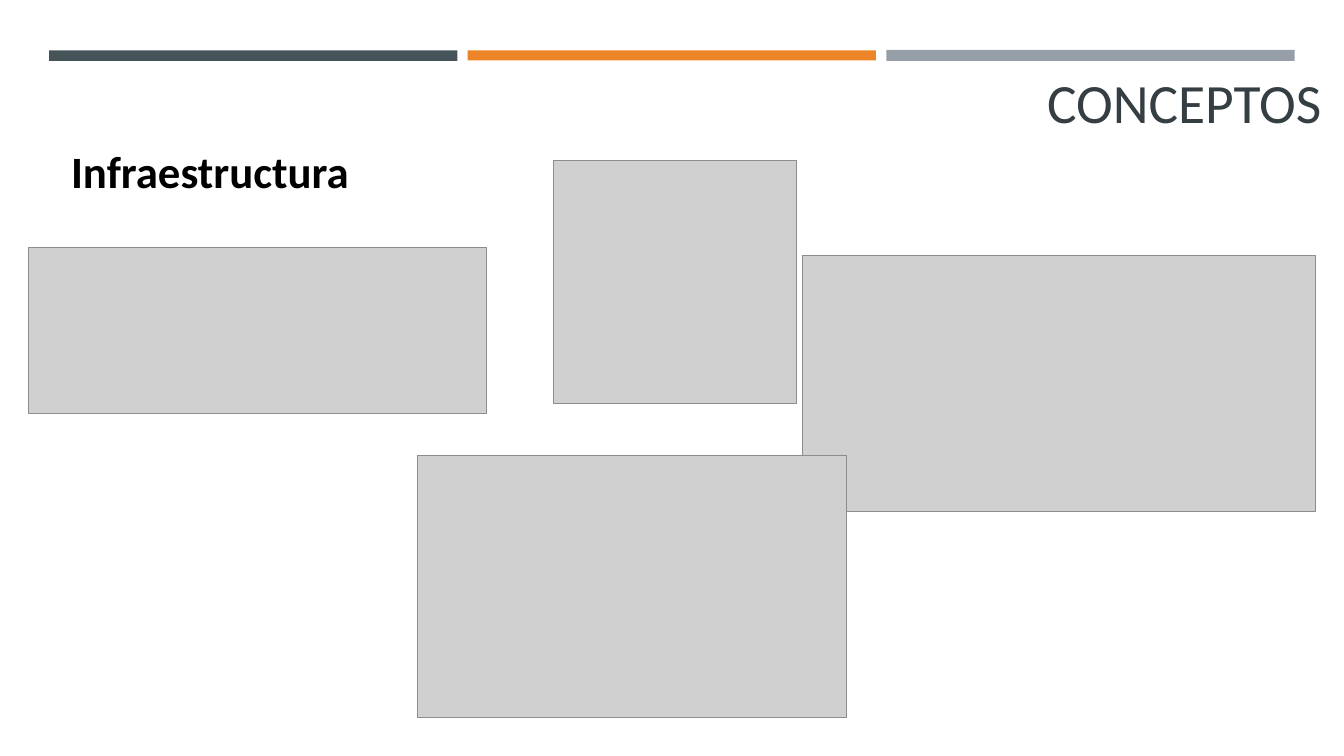
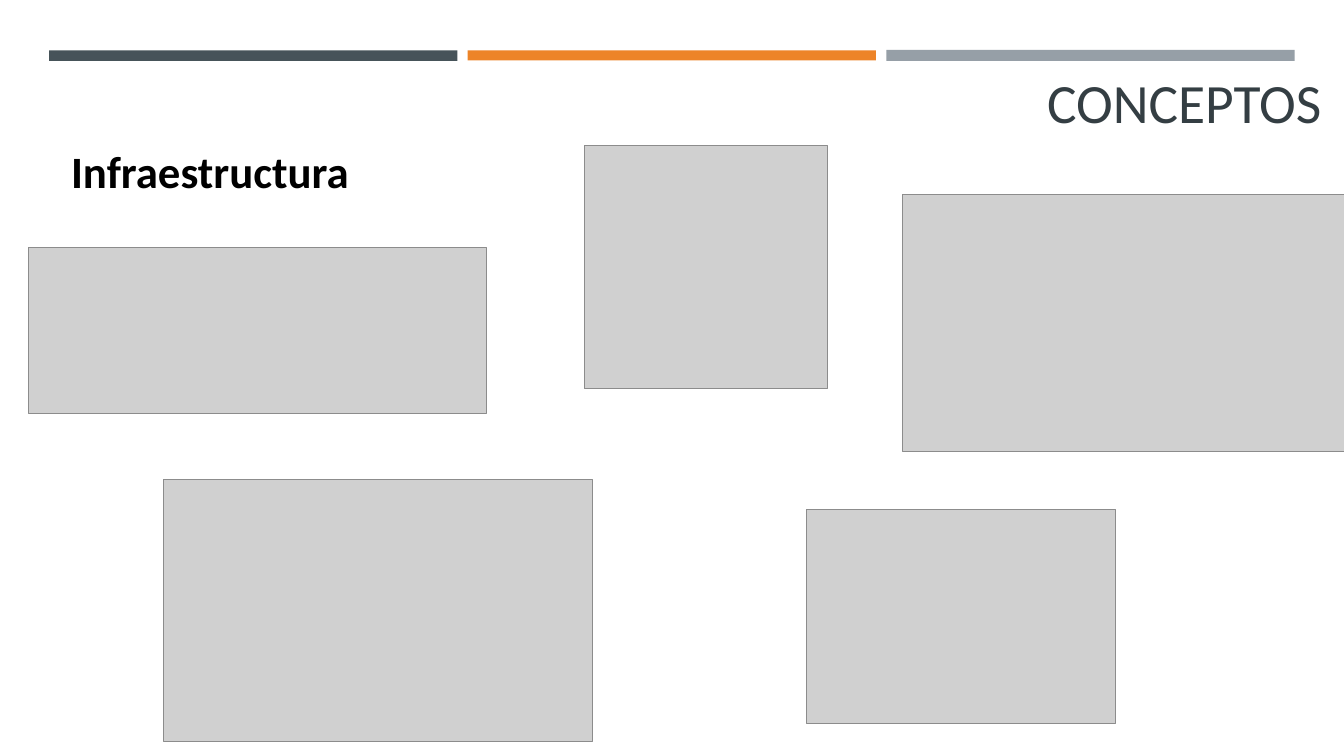
Before and after one commit to Camilobd/MinTic---Desarrollo-Web_Gr-9-10, a slide deck: slide 5 of Recursos/4. Express.pptx. Drawn at 1344x756 pixels with LibreOffice and Linux fonts; fonts in the diff are those of the drawing; grey boxes stand for pictures. Boxes give left, top, right and bottom in pixels: in the first picture for what was removed or moved away, otherwise in the second. Text is boxed around its words. In the diff, an @@ line names an element or a change of style, - is before the commit and + after.

```diff
--- a/Recursos/4. Express.pptx
+++ b/Recursos/4. Express.pptx
@@ picture moved from (x1=553, y1=160, x2=796, y2=403) to (x1=584, y1=145, x2=827, y2=388) @@
@@ picture resized from (x1=802, y1=255, x2=1316, y2=512) to (x1=902, y1=195, x2=1344, y2=452) @@
@@ picture moved from (x1=417, y1=456, x2=846, y2=718) to (x1=163, y1=480, x2=592, y2=742) @@
@@ picture added at (x1=807, y1=509, x2=1115, y2=723) @@
```
Also in this commit, not shown: 5 slides added, 1 slide removed, 22 other files.
